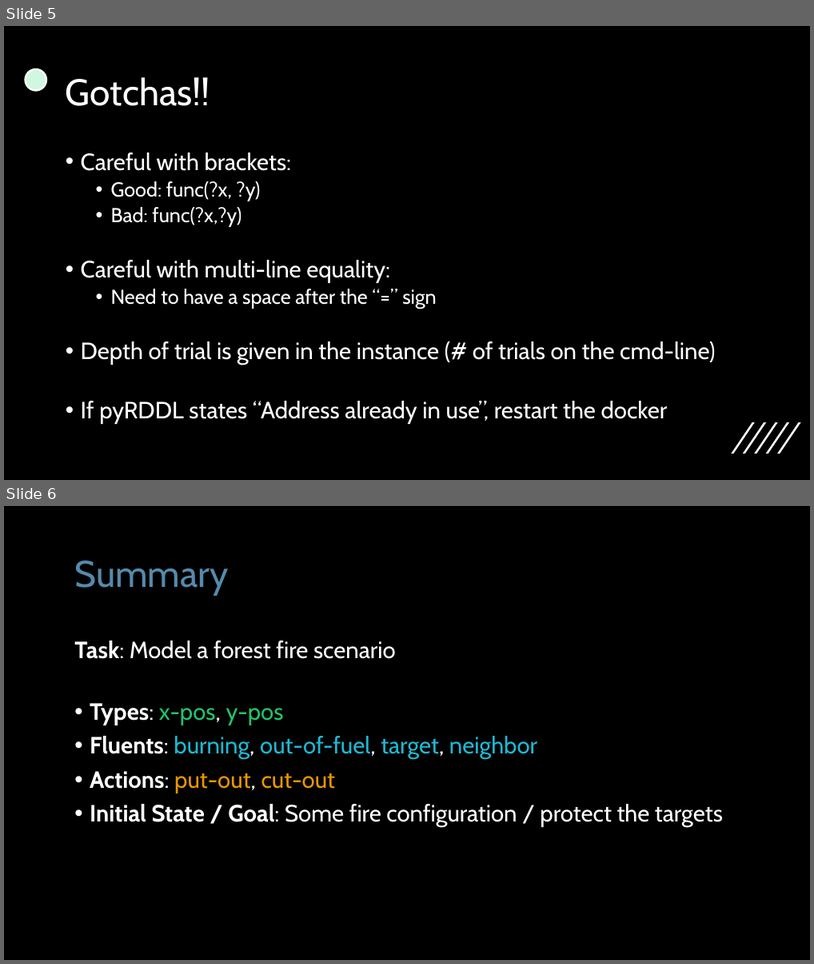
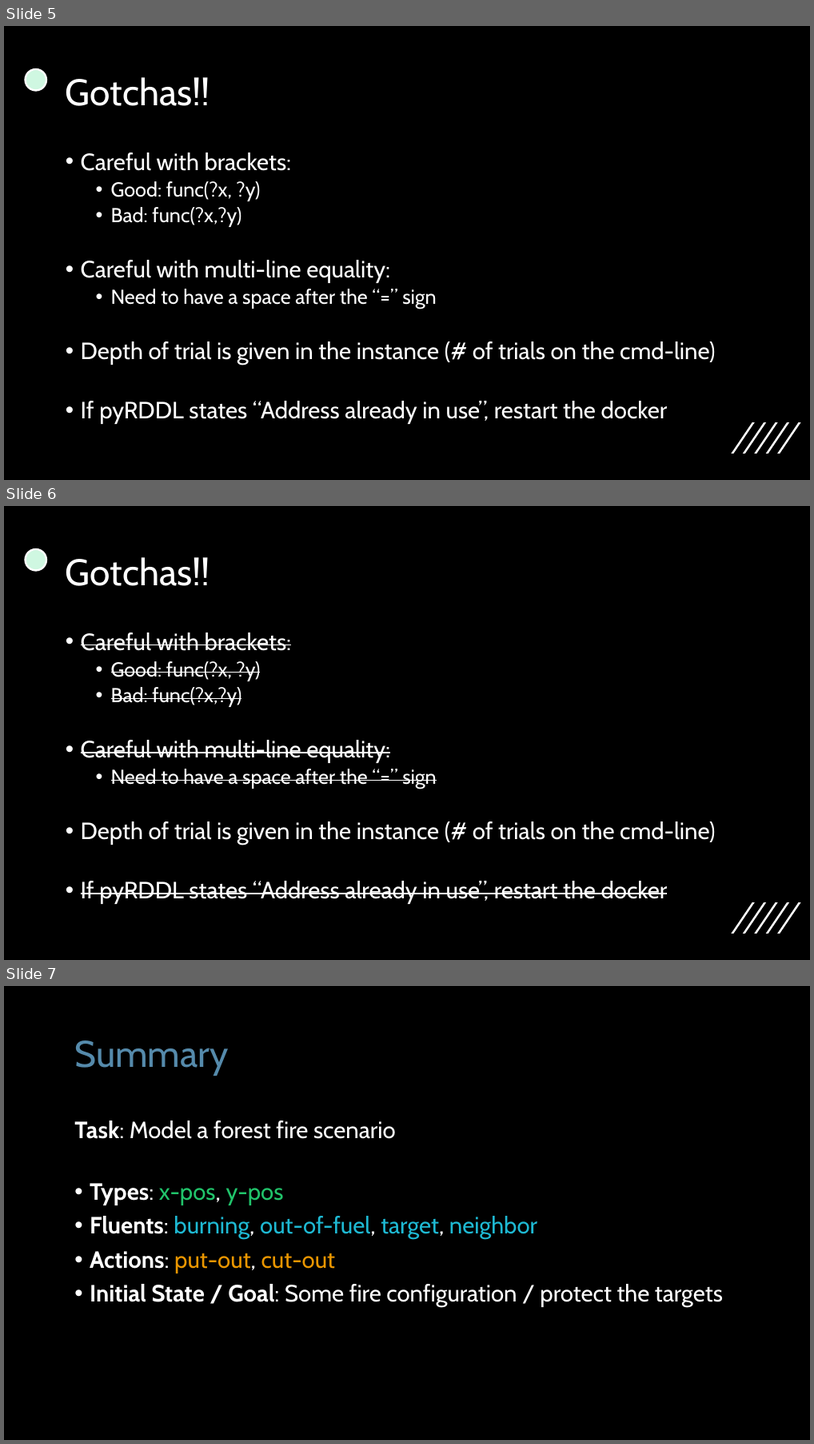
Before and after one commit to AI-Planning/modeling-in-pddl, a slide deck: exercises/cisc-813/rddl/slides.pptx. Shown one above the other, each under a label of ours: slides 5 and 6 before the commit, slides 5, 6 and 7 after it. The pictures are 814x964 and 814x1444 pixels, drawn with LibreOffice and Linux fonts; fonts in the diff are those of the drawing. Boxes give left, top, right and bottom in pixels: in the first picture for what was removed or moved away, otherwise in the second. Text is boxed around its words. In the diff, an @@ line names an element or a change of style, - is before the commit and + after.

Commit message:
Tried (and successfully) played with rdd l encodings and updated slide gotchas.

```diff
--- a/exercises/cisc-813/rddl/slides.pptx
+++ b/exercises/cisc-813/rddl/slides.pptx
@@ slide 6 added at <box>4,506,810,960</box>, background #000000; not listed: 6 template elements that a slide beside it also shows @@
@@ title added at <box>66,557,210,586</box>, 44 pt, text #FFFFFF @@
+Gotchas!!
@@ text added at <box>81,632,715,904</box>, 28 pt, text #FFFFFF, strikethrough @@
+• Careful with brackets:
+  • Good: func(?x, ?y)
+  • Bad: func(?x,?y)
+• Careful with multi-line equality:
+  • Need to have a space after the “=” sign
+• Depth of trial is given in the instance (# of trials on the cmd-line)
+• If pyRDDL states “Address already in use”, restart the docker
@@ what was slide 6 is now slide 7 @@
```
Also in this commit, not shown: 2 other files.
